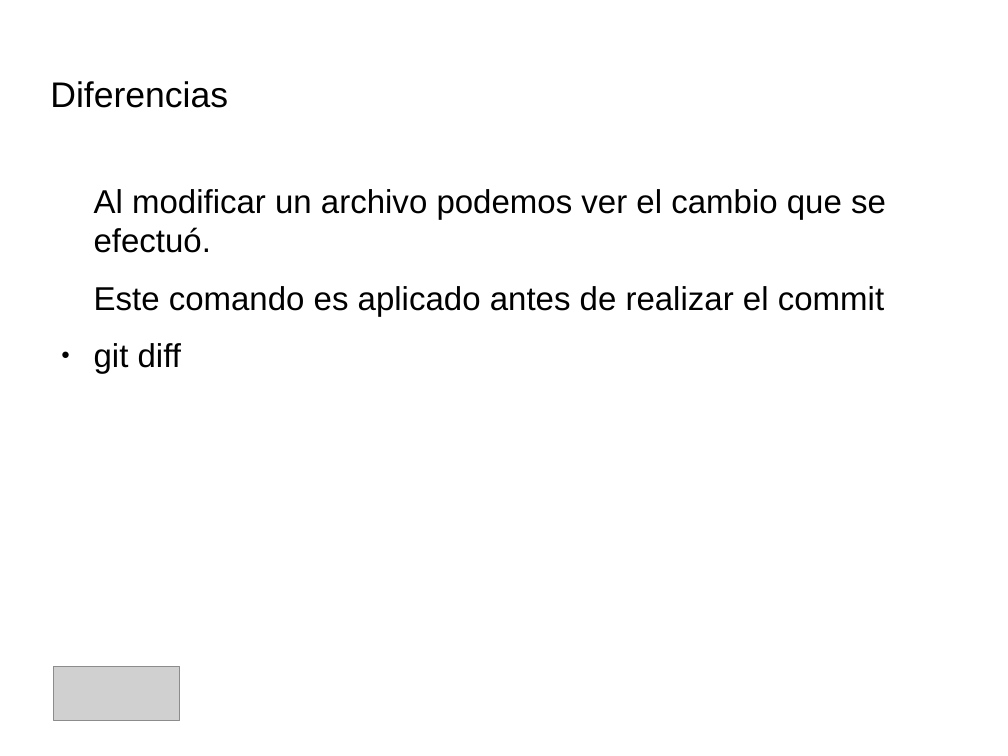
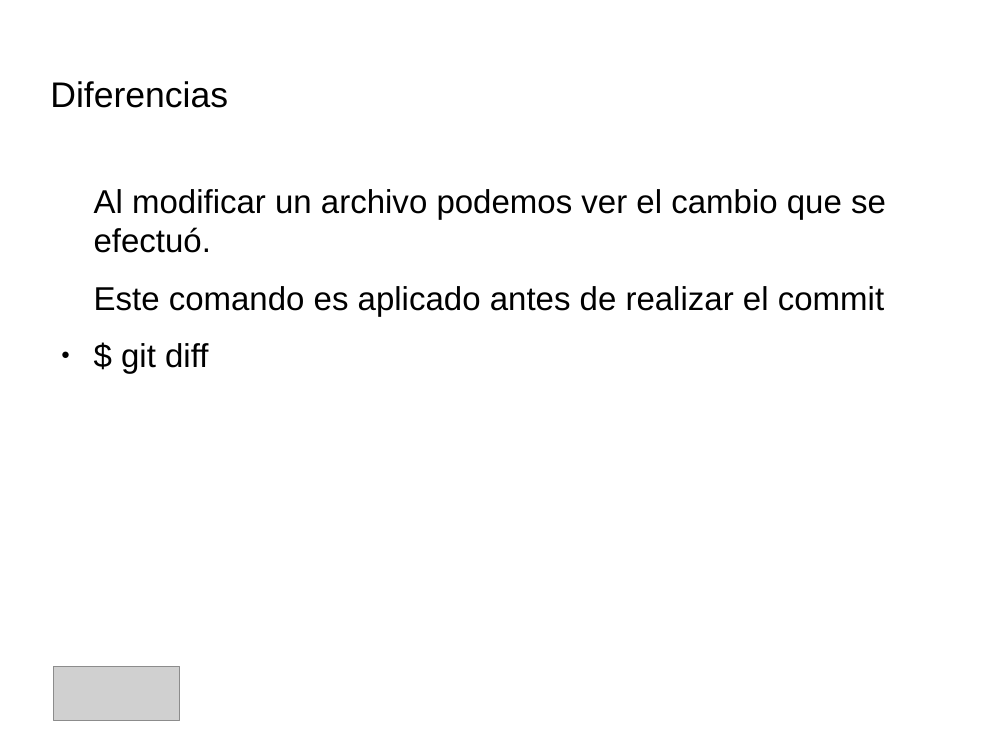
Before and after one commit to IllanPedro/Hardware, a slide deck: slide 17 of CursoGIT,GITHUB,SOURCETREE/Precentacion_Git.odp. Drawn at 1008x756 pixels with LibreOffice and Linux fonts; fonts in the diff are those of the drawing; grey boxes stand for pictures; background and template pictures are left out. Boxes give left, top, right and bottom in pixels: in the first picture for what was removed or moved away, otherwise in the second. Text is boxed around its words. In the diff, an @@ line names an element or a change of style, - is before the commit and + after.

```diff
--- a/CursoGIT,GITHUB,SOURCETREE/Precentacion_Git.odp
+++ b/CursoGIT,GITHUB,SOURCETREE/Precentacion_Git.odp
@@ text at <box>121,343,208,374</box>: text changed @@
-● git diff
+● $ git diff
```
Also in this commit, not shown: 11 other slides changed, 9 slides added, 2 slides removed, 1 other file.
